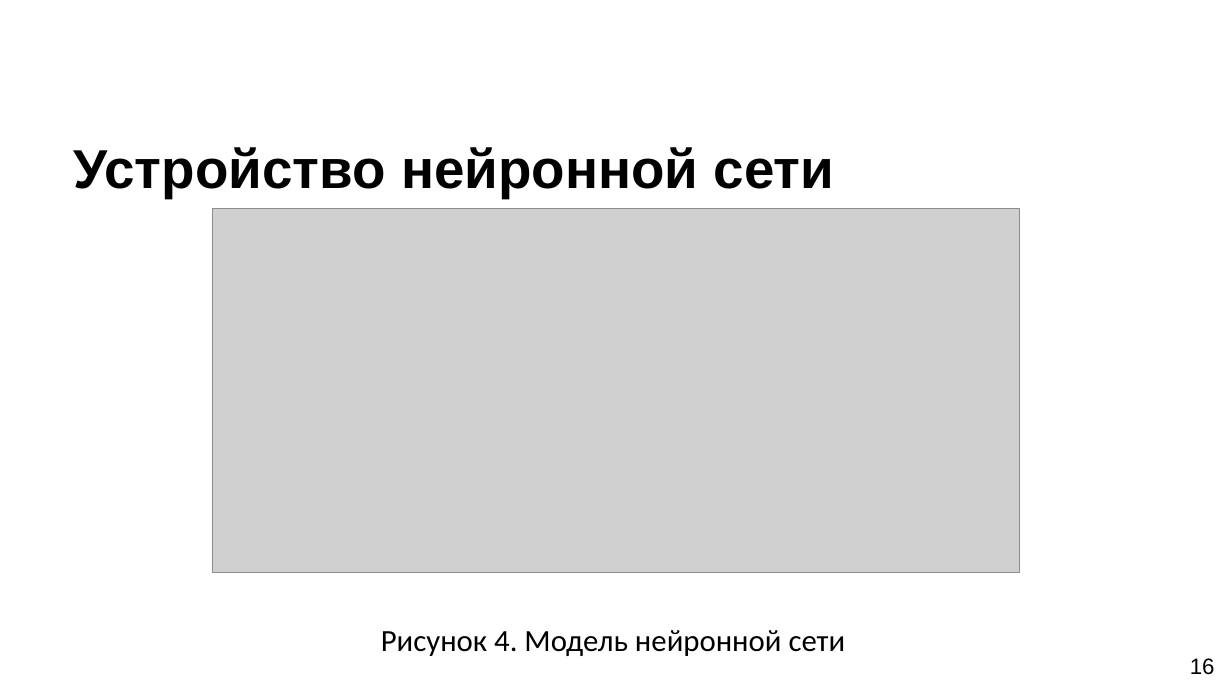
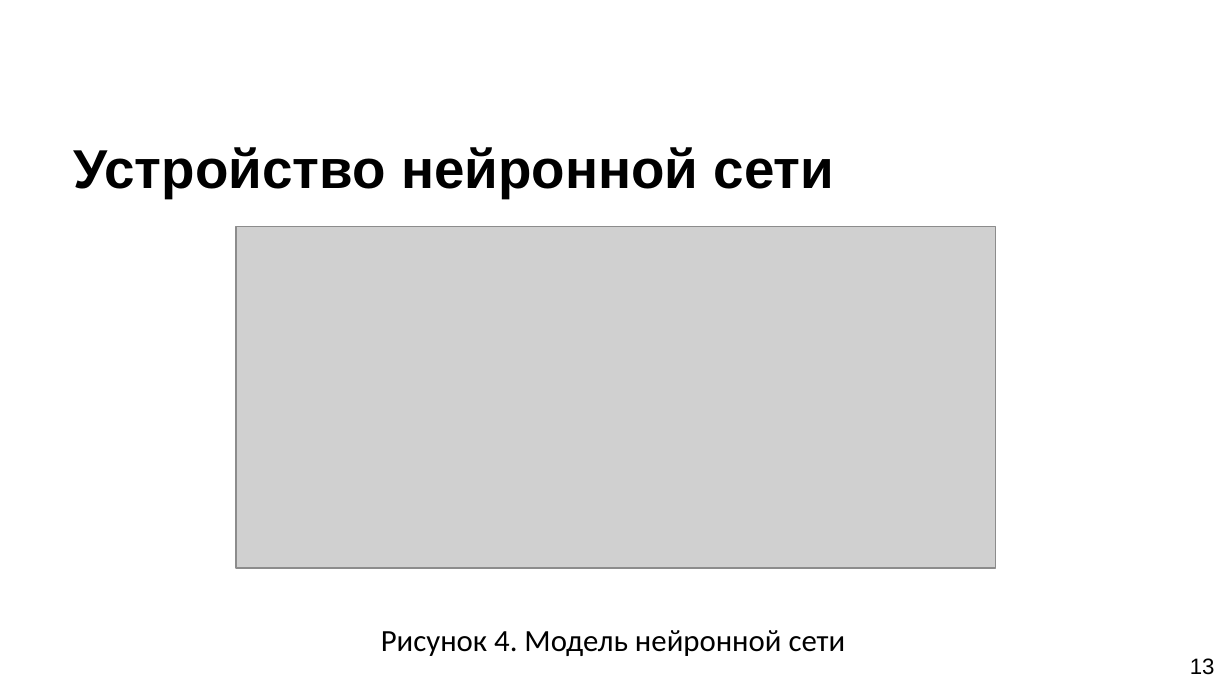
Before and after one commit to SerTelnov/landscape-forecasting, a slide deck: slide 13 of stuff/docs/2020-pps-forecasting.pptx (slide 16 before the commit). Drawn at 1232x693 pixels with LibreOffice and Linux fonts; fonts in the diff are those of the drawing; grey boxes stand for pictures; background and template pictures are left out. Boxes give left, top, right and bottom in pixels: in the first picture for what was removed or moved away, otherwise in the second. Text is boxed around its words. In the diff, an @@ line names an element or a change of style, - is before the commit and + after.

```diff
--- a/stuff/docs/2020-pps-forecasting.pptx
+++ b/stuff/docs/2020-pps-forecasting.pptx
@@ picture: place and size @@
-picture at [212, 208, 1020, 573]
+picture at [237, 227, 997, 568]
@@ page number at [1190, 658, 1215, 675]: text changed @@
-16
+13
```
Also in this commit, not shown: 9 other slides changed, 1 slide added, 3 slides removed, 6 other files.
